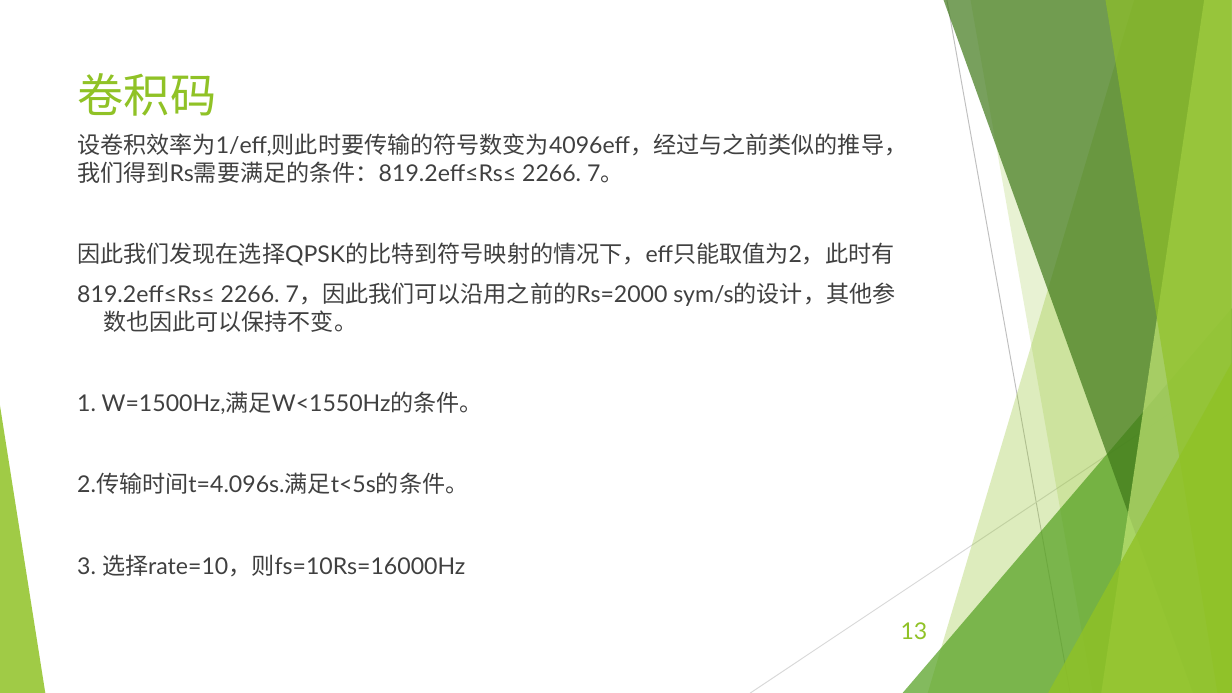
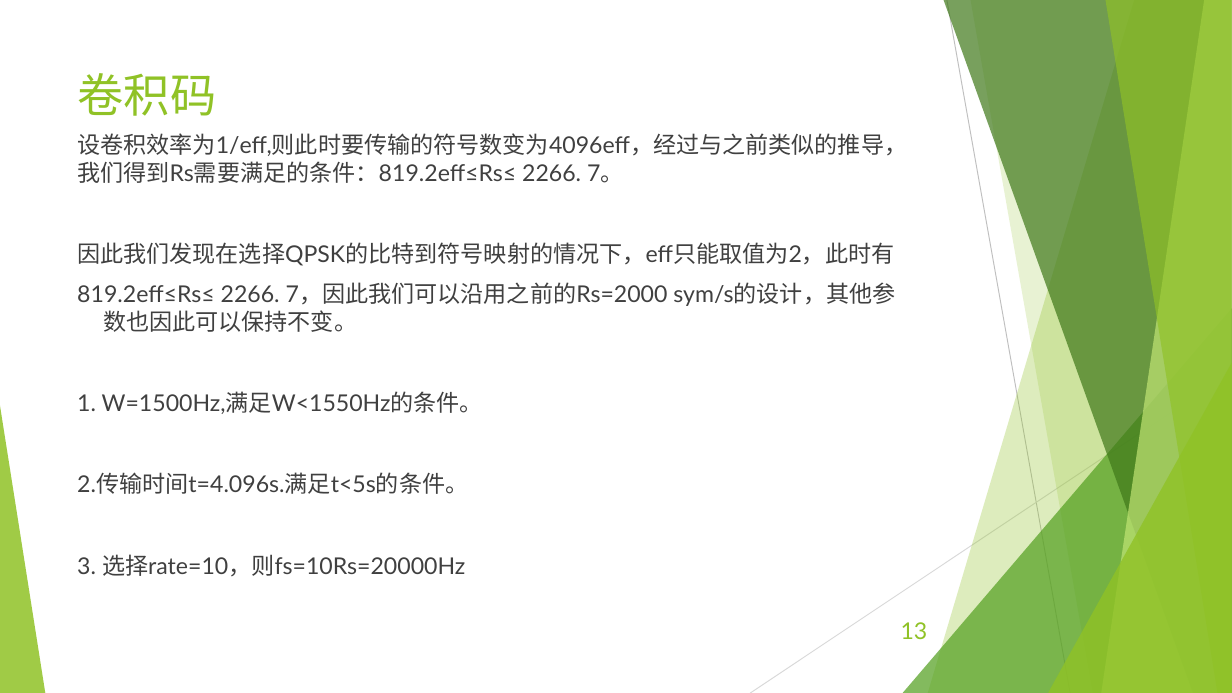
Before and after one commit to EECodingPresentation/project2, a slide deck: slide 13 of 展示报告.pptx. Drawn at 1232x693 pixels with LibreOffice and Linux fonts; fonts in the diff are those of the drawing. Boxes give left, top, right and bottom in pixels: in the first picture for what was removed or moved away, otherwise in the second. Text is boxed around its words. In the diff, an @@ line names an element or a change of style, - is before the commit and + after.

```diff
--- a/展示报告.pptx
+++ b/展示报告.pptx
@@ text at <box>77,554,465,576</box>: text changed @@
-3. 选择rate=10，则fs=10Rs=16000Hz
+3. 选择rate=10，则fs=10Rs=20000Hz
```
Also in this commit, not shown: 1 other slide changed.
